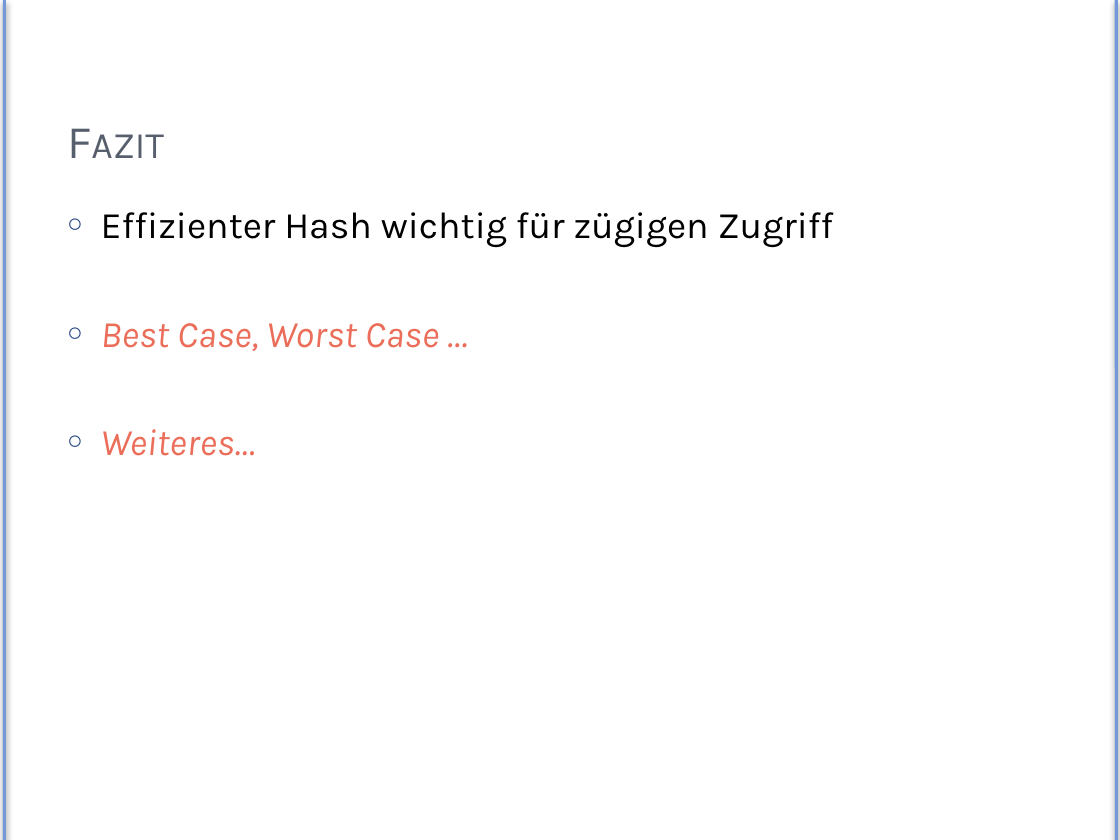
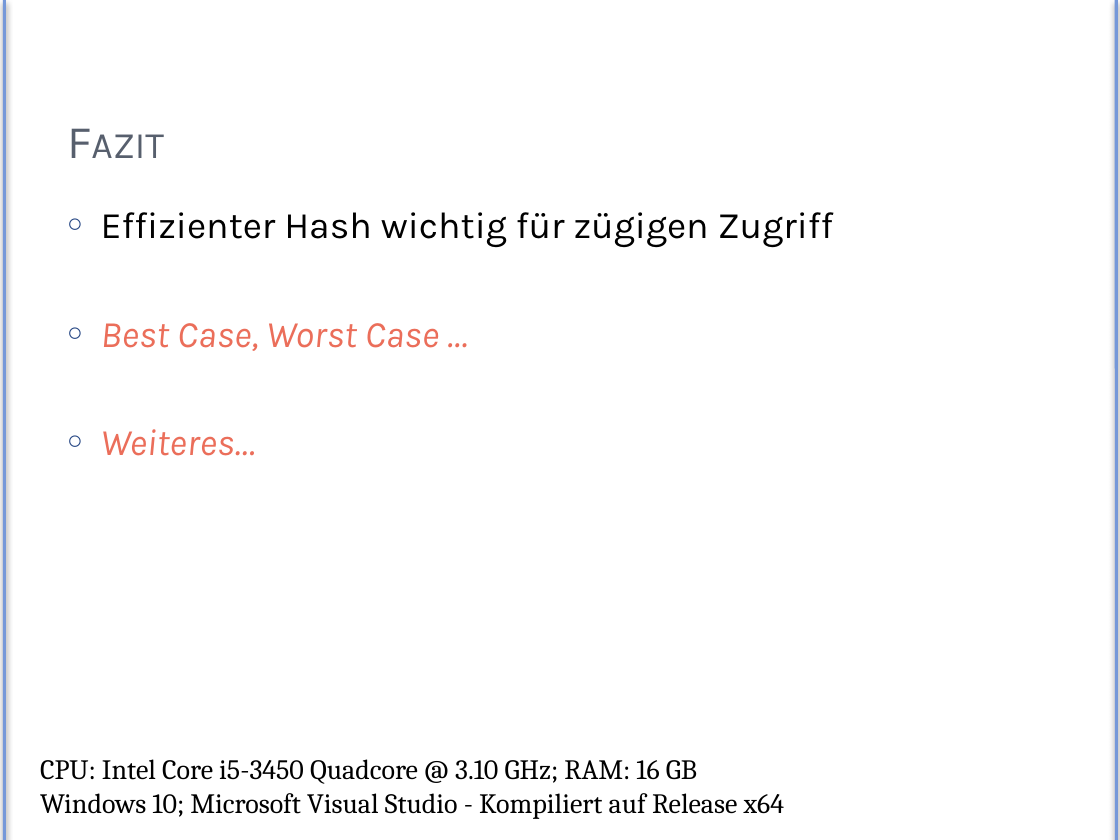
Before and after one commit to Exa-THM/HashTesting, a slide deck: slide 19 of Presentation/exa-hashes.pptx (slide 20 before the commit). Drawn at 1120x840 pixels with LibreOffice and Linux fonts; fonts in the diff are those of the drawing. Boxes give left, top, right and bottom in pixels: in the first picture for what was removed or moved away, otherwise in the second. Text is boxed around its words. In the diff, an @@ line names an element or a change of style, - is before the commit and + after.

```diff
--- a/Presentation/exa-hashes.pptx
+++ b/Presentation/exa-hashes.pptx
@@ text added at [40,759,784,819], 18 pt, text #000000 @@
+CPU: Intel Core i5-3450 Quadcore @ 3.10 GHz; RAM: 16 GB
+Windows 10; Microsoft Visual Studio - Kompiliert auf Release x64
```
Also in this commit, not shown: 11 other slides changed, 1 slide removed, 51 other files.
